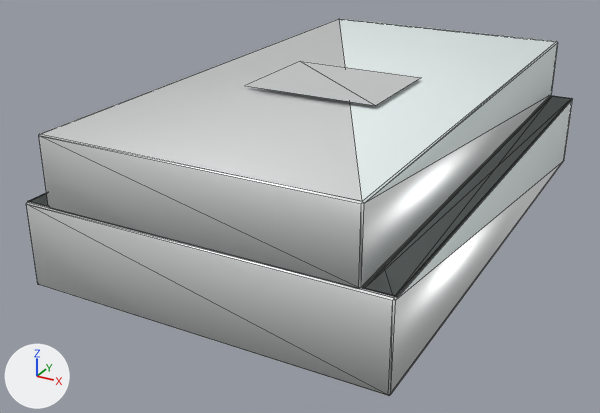
Two versions of the glTF model prototype/assets/models/hulls/carrier_scout_osterholm.glb, one commit apart.
One viewpoint serves both versions: a 50 mm lens placed at (2.87, -6.02, 2.38), pointed at (-0.19, -0.45, -0.41). Arrows for +X, +Y and +Z are at lower left; the lights stay in place. The first picture is the older version. Mesh edges are drawn as thin lines. Vertices at exactly the same position are counted once.

Script lines for the objects in view, before the commit:
```python
me_carrier_scout_osterholm_mesh = bpy.data.meshes.new('carrier_scout_osterholm_mesh')
me_carrier_scout_osterholm_mesh.from_pydata(...)  # 92 vertices, 186 faces; spans x -1.4..1.4, y -2.25..2.25, z -0.6..0.63
# faces by material slot: [134, 52]
me_carrier_scout_osterholm_mesh.materials.append(mat_carrier_scout_osterholm_structural_mat)  # white #edf7f6
me_carrier_scout_osterholm_mesh.materials.append(mat_carrier_scout_osterholm_armor_mat)  # white #fdffff
ob_carrier_scout_osterholm = bpy.data.objects.new('carrier_scout_osterholm', me_carrier_scout_osterholm_mesh)
ob_carrier_scout_osterholm.location = (0.0, 0.0, 0.0)
```
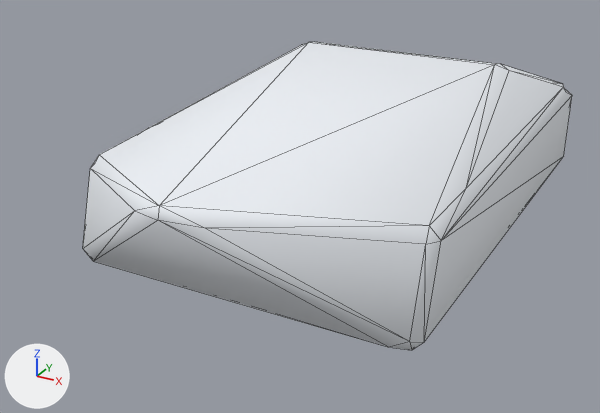
Boxes [x1, y1, x2, y2] around the edits, measured in the pictures (600 x 413 px):
```json
{"object": "carrier_scout_osterholm", "change": "reshaped", "before": [26, 19, 573, 396], "after": [83, 42, 572, 350], "on screen": "11% narrower, 18% shorter"}
{"part": 1, "of": "me_carrier_scout_osterholm_mesh", "change": "rebuilt", "before": [26, 95, 573, 396], "after": [83, 42, 572, 350]}
{"part": 2, "of": "me_carrier_scout_osterholm_mesh", "change": "deleted", "before": [39, 19, 558, 289]}
{"part": 3, "of": "me_carrier_scout_osterholm_mesh", "change": "deleted", "before": [28, 193, 48, 206]}
{"part": 4, "of": "me_carrier_scout_osterholm_mesh", "change": "deleted", "before": [363, 96, 572, 297]}
{"part": 5, "of": "me_carrier_scout_osterholm_mesh", "change": "deleted", "before": [245, 61, 421, 106]}
```

Edits to the scene script, one JSON object a line:
```json
{"block": "me_carrier_scout_osterholm_mesh", "where": "# used by ob_carrier_scout_osterholm; location = (0.0, 0.0, 0.0)"}
{"op": "remove", "block": "me_carrier_scout_osterholm_mesh", "code": "me_carrier_scout_osterholm_mesh.from_pydata(...)  # 92 vertices, 186 faces; spans x -1.4..1.4, y -2.25..2.25, z -0.6..0.63"}
{"op": "add", "block": "me_carrier_scout_osterholm_mesh", "code": "me_carrier_scout_osterholm_mesh.from_pydata(...)  # 40 vertices, 76 faces; spans x -1.4..1.4, y -2.53..2.25, z -0.6..0.6"}
{"block": "me_carrier_scout_osterholm_mesh", "change": "me_carrier_scout_osterholm_mesh part 1: the loose piece of 24 vertices spanning x -1.4..1.4, y -2.25..2.25, z -0.6..0.06 is rebuilt with 40 vertices and now spans x -1.4..1.4, y -2.53..2.25, z -0.6..0.6, in mat_carrier_scout_osterholm_structural_mat (white #edf1f6)"}
{"block": "me_carrier_scout_osterholm_mesh", "change": "me_carrier_scout_osterholm_mesh part 2: the loose piece of 24 vertices spanning x -1.19..1.19, y -2.25..2.25, z 0.06..0.6 is deleted"}
{"block": "me_carrier_scout_osterholm_mesh", "change": "me_carrier_scout_osterholm_mesh part 3: the loose piece of 20 vertices spanning x -1.4..-1.19, y -2.23..2.23, z 0.06 is deleted"}
{"block": "me_carrier_scout_osterholm_mesh", "change": "me_carrier_scout_osterholm_mesh part 4: the loose piece of 20 vertices spanning x 1.19..1.4, y -2.23..2.23, z 0.06 is deleted"}
{"block": "me_carrier_scout_osterholm_mesh", "change": "me_carrier_scout_osterholm_mesh part 5: the loose piece of 4 vertices spanning x -0.56..0.56, y -0.68..0.22, z 0.63 is deleted"}
{"op": "remove", "block": "me_carrier_scout_osterholm_mesh", "code": "me_carrier_scout_osterholm_mesh.materials.append(mat_carrier_scout_osterholm_armor_mat)  # white #fdffff"}
```
